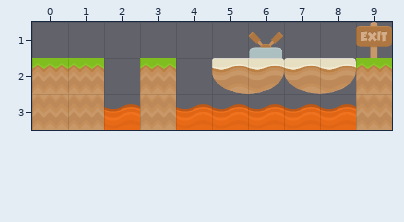
Two versions of a level (Tiled map, public/assets/tilemaps/tiles/lavaAdventure.tmx). Above, as it was before the edit.
Cells are 64x64 px. Shown: x 0..9, y 1..3.
The result:
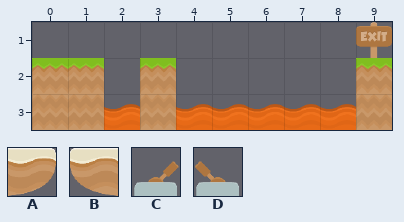
Key: from "adventure": A 41, B 53, C 165, D 189.
_ is an empty cell.
Change:
Layer "docker" (now hidden):
Tile A is gone in row 2 at x 6.
Tile B is gone in row 2 at x 5.
Tile D is gone in row 1 at x 6.
Layer "pivoted" (now hidden):
Tile A is gone in row 2 at x 6.
Tile B is gone in row 2 at x 5.
Tile C is gone in row 1 at x 6.
Layer "reached" (now hidden):
Tile A is gone in row 2 at x 8.
Tile B is gone in row 2 at x 7.
